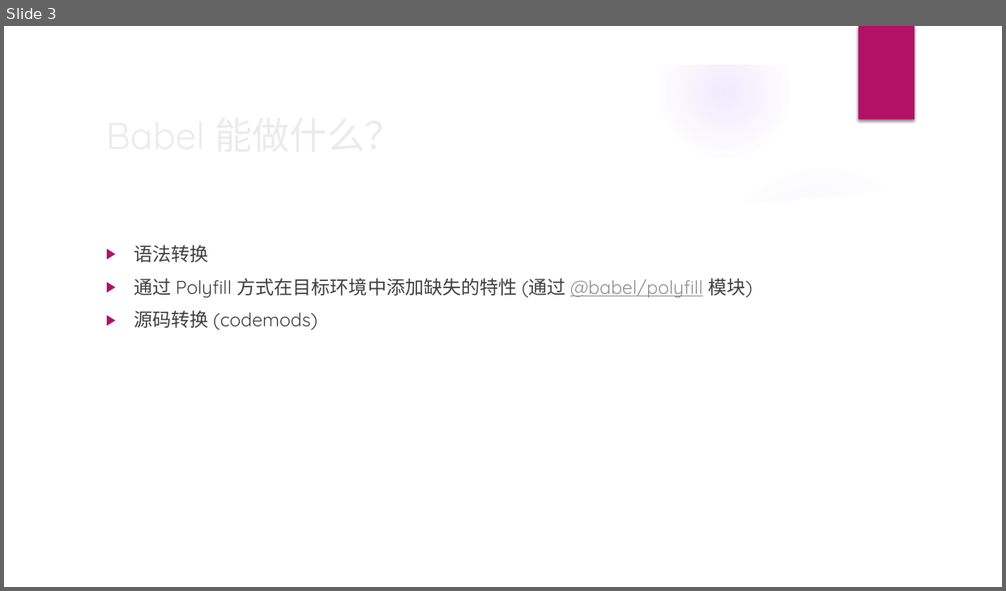
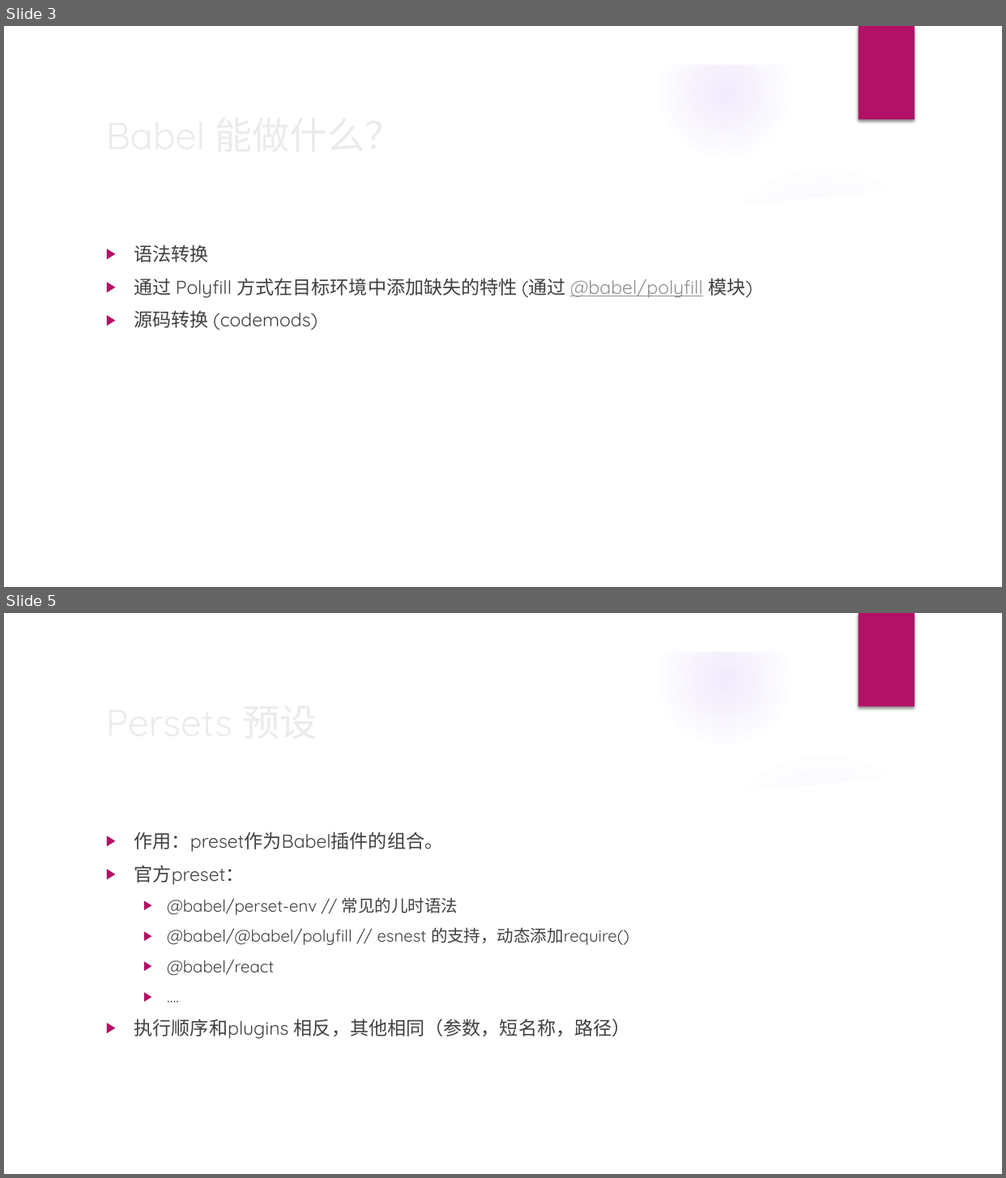
Before and after one commit to jiangyanghe/babel-lesson, a slide deck: babel.pptx. Shown one above the other, each under a label of ours: slide 3 before the commit, slides 3 and 5 after it; the slides between them are not shown. The pictures are 1006x591 and 1006x1178 pixels, drawn with LibreOffice and Linux fonts; fonts in the diff are those of the drawing; background and template pictures are left out. Boxes give left, top, right and bottom in pixels: in the first picture for what was removed or moved away, otherwise in the second. Text is boxed around its words. In the diff, an @@ line names an element or a change of style, - is before the commit and + after.

```diff
--- a/babel.pptx
+++ b/babel.pptx
@@ slide 5 added at box(4, 613, 1002, 1174), background picture (left out); not listed: 9 template elements that a slide beside it also shows @@
@@ title added at box(98, 692, 816, 750), 36 pt, text #EBEBEB @@
+Persets 预设
@@ text added at box(134, 832, 631, 1039), 16 pt, text #404040 @@
+▶ 作用：preset作为Babel插件的组合。
+▶ 官方preset：
+  ▶ @babel/perset-env // 常见的儿时语法
+  ▶ @babel/@babel/polyfill // esnest 的支持，动态添加require()
+  ▶ @babel/react
+  ▶ ….
+▶ 执行顺序和plugins 相反，其他相同（参数，短名称，路径）
```
Also in this commit, not shown: 1 other slide added, 9 other files.
